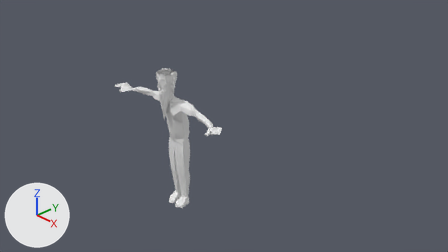
The Blender file VCC/Zelf/poppetje.blend: old version first, new version second.
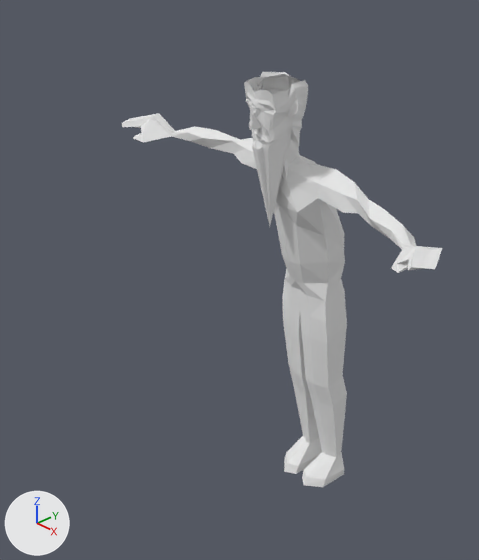
Each version appears first from the file's camera 'Camera', and next in a close-up on the part from 16% to 52% of the width and 18% to 92% of the height. The axes (+X, +Y, +Z) are drawn at lower left. The lights are the same throughout.
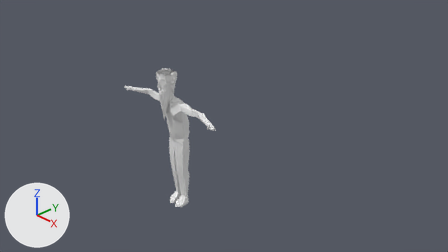
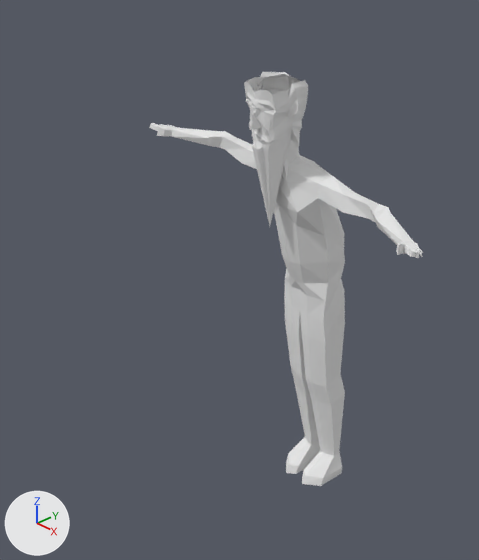
The edits, one by one:
me_cube is used by ob_cube; location (0.0, 0.0, 6.43).
me_cube had 306 vertices, 271 faces and spanned x 0.0..4.04, y -1.3..0.42, z -5.1..2.53.
me_cube now has 316 vertices, 281 faces and spans x 0.0..3.57, y -1.23..0.42, z -5.1..2.53.
Part 1, on me_cube:
26 vertices are removed from x 3.06..4.04, y -1.3..-0.64, z 0.59..0.91.
29 faces are deleted.
19 vertices move from x 0.67..3.73, y -0.85..-0.12, z 0.47..1.04 to x 0.67..3.37, y -0.68..-0.19, z 0.54..0.94.
36 vertices are added at x 3.06..3.57, y -0.97..-0.62, z 0.65..0.83.
39 new faces join them.

Pixel boxes [x1, y1, x2, y2] of what changed, in the close-ups (479 x 560 px; the box of a moved part takes in the faces that stretch with it):
'Cube', reshaped (14% narrower)
    before: [122, 72, 442, 487]
    after: [149, 72, 423, 486]
part 1 of me_cube, moved or reshaped
    before: [122, 113, 442, 273]
    after: [149, 123, 423, 258]
